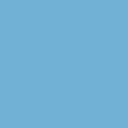
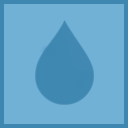
Two versions of the same layered image (128 × 128). Layer-by-layer changes:
added layer "Layer 1" above "Rectangle 1" over box(35, 20, 94, 105)
added layer "Rectangle 1" above "Layer 0" over box(0, 0, 128, 128)
